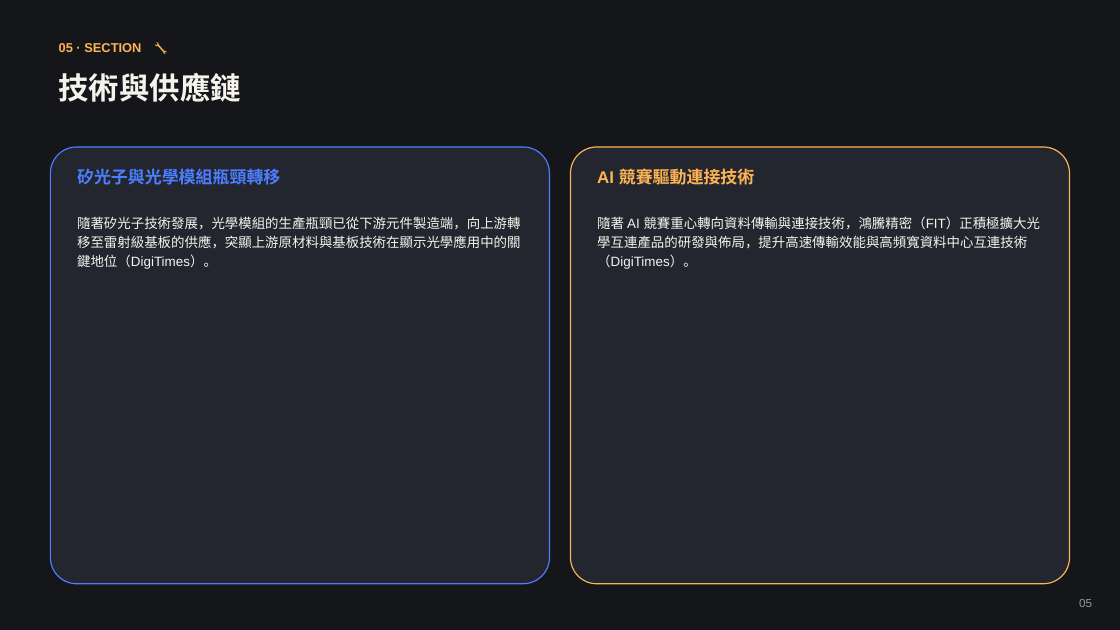
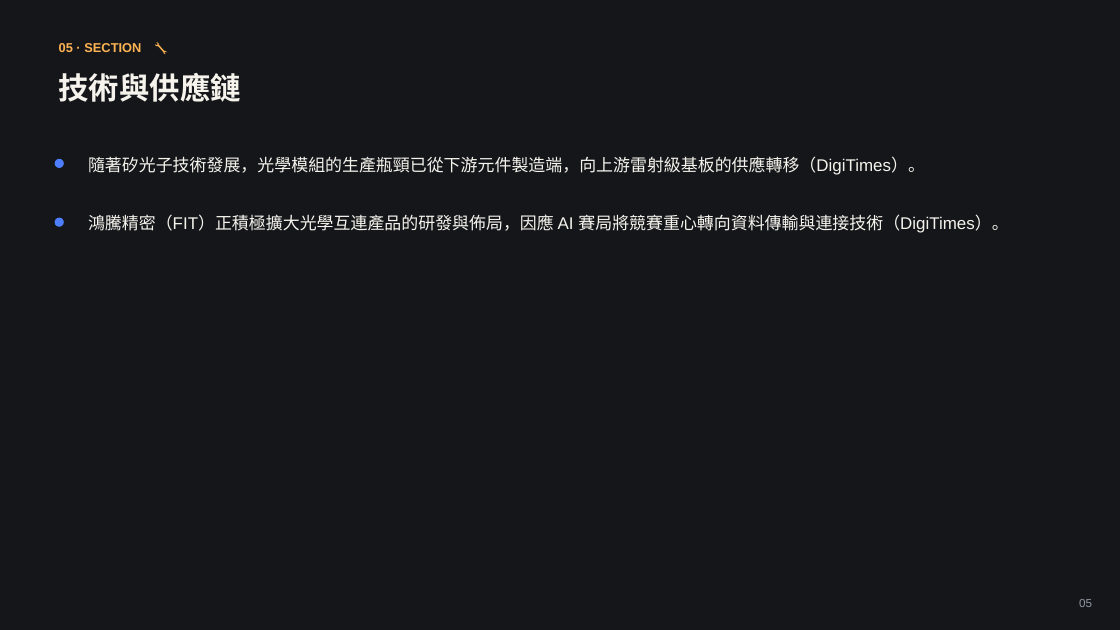
Before and after one commit to coffee30233-gif/Project-Insight, a slide deck: slide 5 of data/reports/2026-W38.pptx. Drawn at 1120x630 pixels with LibreOffice and Linux fonts; fonts in the diff are those of the drawing. Boxes give left, top, right and bottom in pixels: in the first picture for what was removed or moved away, otherwise in the second. Text is boxed around its words. In the diff, an @@ line names an element or a change of style, - is before the commit and + after.

```diff
--- a/data/reports/2026-W38.pptx
+++ b/data/reports/2026-W38.pptx
@@ rounded rectangle removed at [50, 147, 549, 584] @@
@@ rounded rectangle removed at [571, 147, 1070, 584] @@
@@ ellipse added at [55, 159, 64, 168], fill #4C7EFF @@
@@ text removed at [77, 168, 280, 185] @@
-矽光子與光學模組瓶頸轉移
@@ text at [88, 156, 925, 175]: text changed; size 11.5 to 14.5 pt @@
-隨著矽光子技術發展，光學模組的生產瓶頸已從下游元件製造端，向上游轉移至雷射級基板的供應，突顯上游原材料與基板技術在顯示光學應用中的關鍵地位（DigiTimes）。
+隨著矽光子技術發展，光學模組的生產瓶頸已從下游元件製造端，向上游雷射級基板的供應轉移（DigiTimes）。
@@ text removed at [597, 168, 754, 185] @@
-AI 競賽驅動連接技術
@@ ellipse added at [55, 218, 64, 227], fill #4C7EFF @@
@@ text at [88, 214, 1008, 233]: text changed; size 11.5 to 14.5 pt @@
-隨著 AI 競賽重心轉向資料傳輸與連接技術，鴻騰精密（FIT）正積極擴大光學互連產品的研發與佈局，提升高速傳輸效能與高頻寬資料中心互連技術（DigiTimes）。
+鴻騰精密（FIT）正積極擴大光學互連產品的研發與佈局，因應 AI 賽局將競賽重心轉向資料傳輸與連接技術（DigiTimes）。
```
Also in this commit, not shown: 4 other slides changed, 5 other files.
